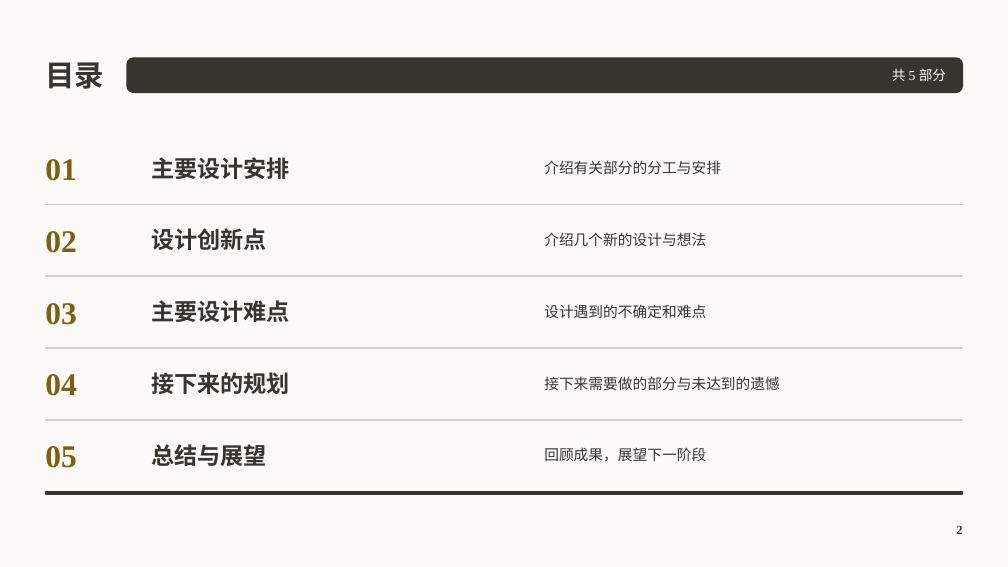
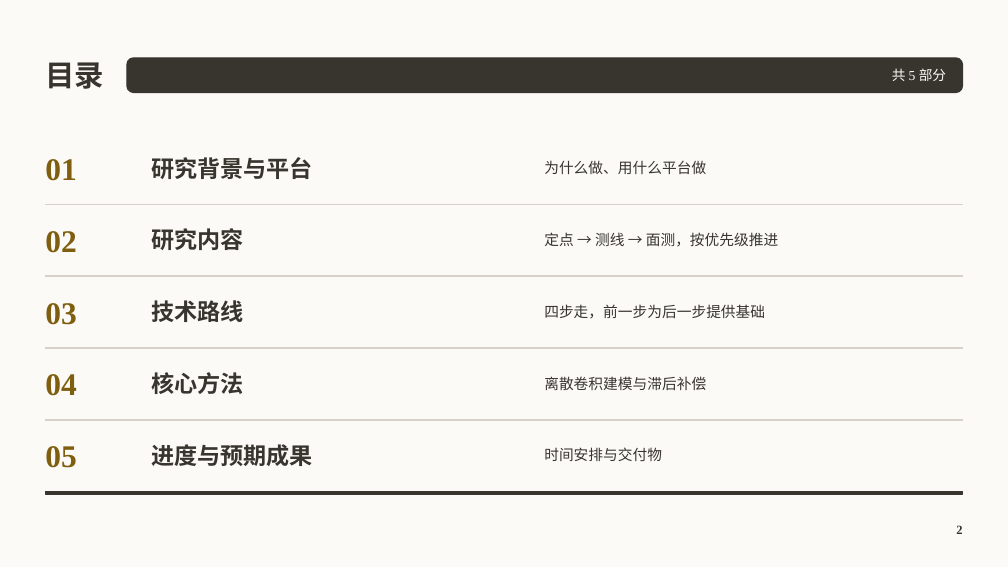
Before and after one commit to cyx3705/2026-039, a slide deck: slide 2 of b-Office/项目开题报告.pptx. Drawn at 1008x567 pixels with LibreOffice and Linux fonts; fonts in the diff are those of the drawing; background and template pictures are left out. Boxes give left, top, right and bottom in pixels: in the first picture for what was removed or moved away, otherwise in the second. Text is boxed around its words. In the diff, an @@ line names an element or a change of style, - is before the commit and + after.

```diff
--- a/b-Office/项目开题报告.pptx
+++ b/b-Office/项目开题报告.pptx
@@ text at [151,157,312,179]: text changed @@
-主要设计安排
+研究背景与平台
@@ text at [544,160,706,174]: text changed @@
-介绍有关部分的分工与安排
+为什么做、用什么平台做
@@ text at [151,228,243,250]: text changed @@
-设计创新点
+研究内容
@@ text at [544,232,779,247]: text changed @@
-介绍几个新的设计与想法
+定点 → 测线 → 面测，按优先级推进
@@ text at [151,300,243,322]: text changed @@
-主要设计难点
+技术路线
@@ text at [544,304,765,319]: text changed @@
-设计遇到的不确定和难点
+四步走，前一步为后一步提供基础
@@ text at [151,372,243,394]: text changed @@
-接下来的规划
+核心方法
@@ text at [544,376,706,390]: text changed @@
-接下来需要做的部分与未达到的遗憾
+离散卷积建模与滞后补偿
@@ text at [151,444,312,466]: text changed @@
-总结与展望
+进度与预期成果
@@ text at [544,447,662,461]: text changed @@
-回顾成果，展望下一阶段
+时间安排与交付物
```
Also in this commit, not shown: 2 other slides changed, 6 slides added, 19 slides removed.
